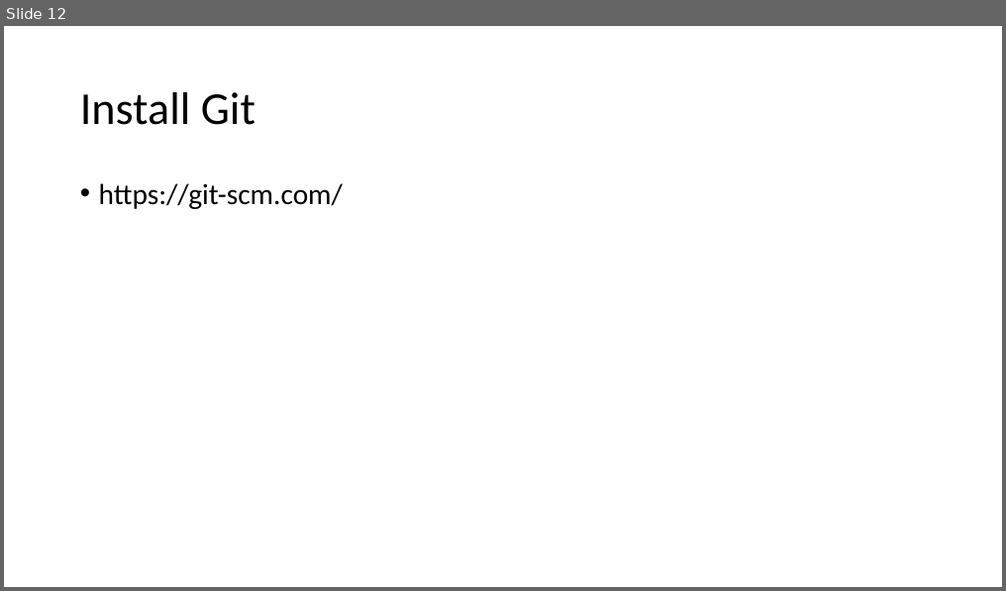
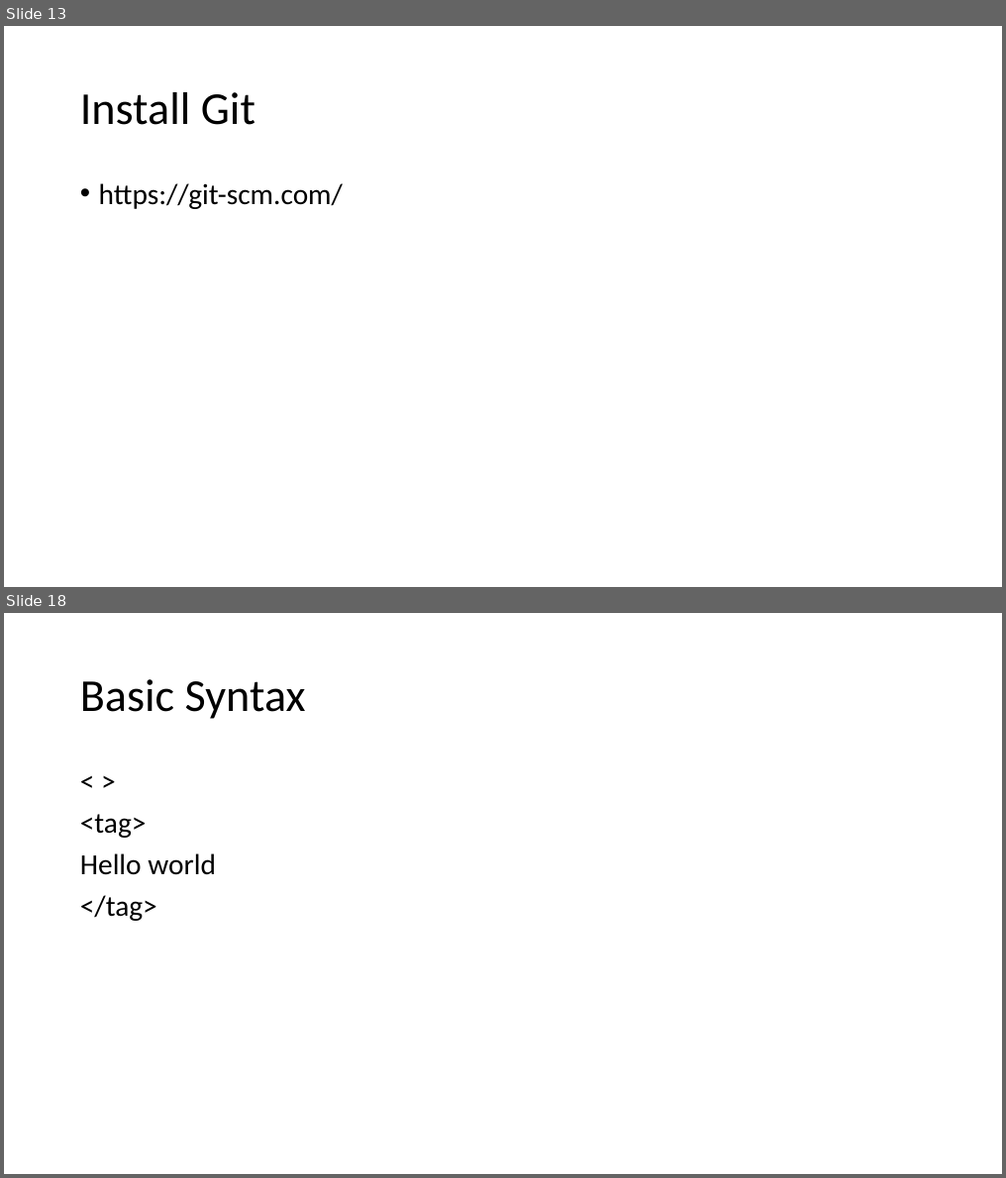
Before and after one commit to PiyushChaturvedii/Batch10, a slide deck: Git and Github.pptx. Shown one above the other, each under a label of ours: slide 12 before the commit, slides 13 and 18 after it; the slides between them are not shown. The pictures are 1006x591 and 1006x1178 pixels, drawn with LibreOffice and Linux fonts; fonts in the diff are those of the drawing. Boxes give left, top, right and bottom in pixels: in the first picture for what was removed or moved away, otherwise in the second. Text is boxed around its words. In the diff, an @@ line names an element or a change of style, - is before the commit and + after.

```diff
--- a/Git and Github.pptx
+++ b/Git and Github.pptx
@@ slide 18 added at (4,613,1002,1174), background #FFFFFF @@
@@ title added at (80,679,306,719), 44 pt, text #000000 @@
+Basic Syntax
@@ text added at (80,814,216,921), 28 pt, text #000000 @@
+< >
+<tag>
+Hello world
+</tag>
@@ what was slide 12 is now slide 13 @@
```
Also in this commit, not shown: 10 other slides added, 1 other file.
